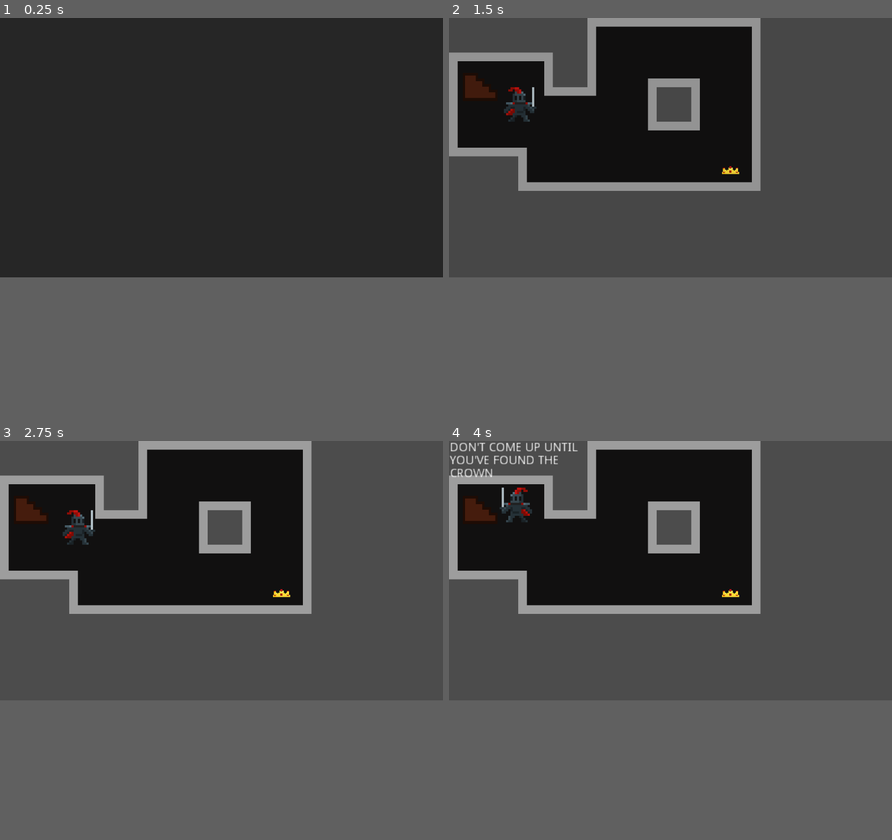
Above: before the commit, frames 1-4 (two rows, left to right).
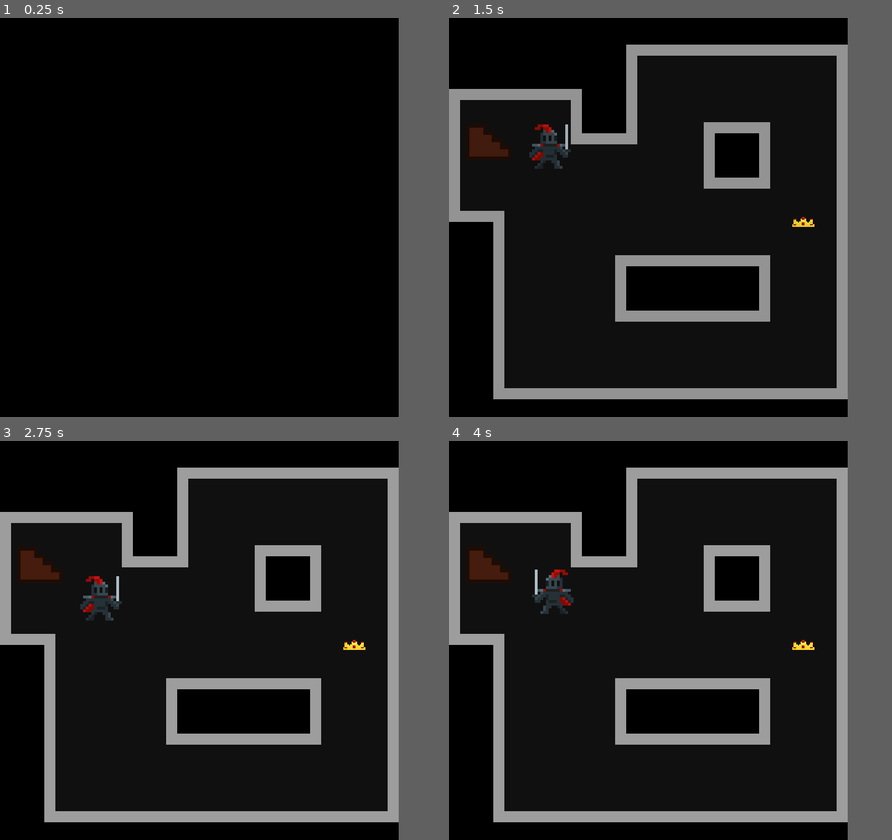
Above: after the commit, the same moments.

Repository: D-Mitt/knight-of-errands
Game: Godot game, scene res://Main.tscn
The game is run twice, just before and just after one commit, with the same random seed, the same clock (stepped at 60 frames per second) and the same inputs. Sound files missing from this copy of the repository are replaced by a short silence.
Inputs:
- Up to frame 1 (0.25 s): no input
- Up to frame 2 (1.5 s): tap Enter (ui_accept) at 0.5, 0.77 s; hold Right (ui_right) 0.53-1.28 s; hold Down (ui_down) from 1.28 s (still down)
- Up to frame 3 (2.75 s): tap Enter (ui_accept) at 1.52, 2 s; release Down (ui_down) at 2.03 s; hold Right (ui_right) from 2.03 s (still down)
- Up to frame 4 (4 s): tap Enter (ui_accept) at 2.75, 3.02, 3.5, 3.77 s; release Right (ui_right) at 2.78 s; hold Up (ui_up) 2.78-3.53 s; hold Left (ui_left) from 3.53 s (still down)
In our replay, the window is 800x468 before the commit and 720x720 after it. These sizes can differ from the game's own. Grey fills any space a smaller window leaves; there, only what the larger window draws over its background counts as a difference.

The runs differ from the first frame. In frame 1, 58% of the frame differs, in the area x 0-90%, y 0-65%; in frame 2, 48%; in frame 3, 48%; in frame 4, 48%.

Commit message:
adding sound effects; updated movemment; changed background color and display size

Diff:
--- a/Dungeon.gd
+++ b/Dungeon.gd
@@ -6,7 +6,7 @@
 	hide()
 	set_process(false)
 	get_node("Player").set_process(false)
-	get_node("Player").set_physics_process(false)
+	get_node("Player").set_process_input(false)
 
 
 # Called every frame. 'delta' is the elapsed time since the previous frame.
@@ -15,5 +15,4 @@
 
 
 func _on_Player_completed_level():
-	print("123354234873653487")
 	emit_signal("completed_level")
--- a/Dungeon.tscn
+++ b/Dungeon.tscn
@@ -551,26 +551,26 @@
 scale = Vector2( 5, 5 )
 
 [node name="DungeonFloorTileMap" type="TileMap" parent="."]
-position = Vector2( 0, 16 )
+position = Vector2( 0, 25.6 )
 tile_set = SubResource( 58 )
 cell_size = Vector2( 16, 16 )
 format = 1
-tile_data = PoolIntArray( -65532, 0, 3, -65531, 0, 131073, - …(260 unchanged characters)… 0, 65536, 131072, 0, 131075, 131073, 0, 131076, 131074, 0, 2, 131075, 0, 65537, 131076, 0, 65537, 131077, 0, 131072, 131078, 0, 131073, 131079, 0, 131074, 131080, 0, 65541, 196610, 0, 131075, 196611, 0, 131076, 196612, 0, 131076, 196613, 0, 131076, 196614, 0, 1, 196615, 0, 131076, 196616, 0, 131077 )
+tile_data = PoolIntArray( -65532, 0, 3, -65531, 0, 131073, - …(260 unchanged characters)… 0, 65536, 131072, 0, 131075, 131073, 0, 2, 131074, 0, 65540, 131075, 0, 65537, 131076, 0, 65537, 131077, 0, 131072, 131078, 0, 131073, 131079, 0, 131074, 131080, 0, 65541, 196609, 0, 65539, 196610, 0, 65540, 196611, 0, 0, 196612, 0, 1, 196613, 0, 131076, 196614, 0, 1, 196615, 0, 2, 196616, 0, 65536, 262145, 0, 65539, 262146, 0, 65537, 262147, 0, 65541, 262151, 0, 65538, 262152, 0, 65536, 327681, 0, 65538, 327682, 0, 65540, 327683, 0, 131072, 327684, 0, 131073, 327685, 0, 131073, 327686, 0, 4, 327687, 0, 131074, 327688, 0, 65536, 393217, 0, 131075, 393218, 0, 1, 393219, 0, 131076, 393220, 0, 131076, 393221, 0, 1, 393222, 0, 131076, 393223, 0, 1, 393224, 0, 131077 )
 
 [node name="Stairs" parent="." groups=[
 "Stairs",
 ] instance=ExtResource( 5 )]
-position = Vector2( 14.4, 30.4 )
+position = Vector2( 14.4, 43.2 )
 scale = Vector2( 1, 1 )
 script = ExtResource( 6 )
 
 [node name="RichTextLabel" type="RichTextLabel" parent="Stairs"]
-margin_left = -14.4
-margin_top = -30.4
-margin_right = 145.6
-margin_bottom = 14.6
+margin_left = -11.2
+margin_top = -38.0
+margin_right = 135.8
+margin_bottom = 7.0
 rect_scale = Vector2( 0.4, 0.4 )
-text = "DON'T COME UP UNTIL YOU'VE FOUND THE CROWN"
+text = "DON'T COME UP UNTIL YOU'VE FOUND THE CROWN!"
 script = ExtResource( 7 )
 __meta__ = {
 "_edit_use_anchors_": false
@@ -579,12 +579,12 @@
 [node name="Player" parent="." groups=[
 "Player",
 ] instance=ExtResource( 2 )]
-position = Vector2( 33.3307, 29.6833 )
+position = Vector2( 33.6, 46.4 )
 script = ExtResource( 3 )
 
 [node name="Crown" parent="." groups=[
 "Crown",
 ] instance=ExtResource( 4 )]
-position = Vector2( 130.2, 70.4 )
+position = Vector2( 128, 73.6 )
 
 [connection signal="completed_level" from="Player" to="." method="_on_Player_completed_level"]
--- a/Player.gd
+++ b/Player.gd
@@ -7,38 +7,59 @@
 # Called when the node enters the scene tree for the first time.
 func _ready():
 	set_process(true)
-	set_physics_process(true)
+	set_process_input(true)
 
-func _physics_process(_delta):
-	var collidedObject
-	if Input.is_action_just_pressed("ui_left"):
-		collidedObject = move_and_collide(Vector2(-52, 0))
-		if is_facing_right:
-			$Sprite.flip_h = true
-			is_facing_right = false
-	elif Input.is_action_just_pressed("ui_right"):
-		collidedObject = move_and_collide(Vector2(52, 0))
-		if !is_facing_right:
-			$Sprite.flip_h = false
-			is_facing_right = true
-	elif Input.is_action_just_pressed("ui_up"):
-		collidedObject = move_and_collide(Vector2(0, -52))
-	elif Input.is_action_just_pressed("ui_down"):
-		collidedObject = move_and_collide(Vector2(0, 52))
+func _input(event):
+	if event is InputEventKey:
+		var collidedObject
+		# an echo is when the event is fired while continuing to hold down the key
+		# Only handle collision if it is an actual movement (was getting triggered
+		# before moving into ifs
+		if event.is_action_pressed("ui_left") && !event.is_echo():
+			collidedObject = move_and_collide(Vector2(-52, 0))
+			if is_facing_right:
+				$Sprite.flip_h = true
+				is_facing_right = false
+			handle_collision(collidedObject)
+		elif event.is_action_released("ui_right") && !event.is_echo():
+			collidedObject = move_and_collide(Vector2(52, 0))
+			if !is_facing_right:
+				$Sprite.flip_h = false
+				is_facing_right = true
+			handle_collision(collidedObject)
+		elif event.is_action_released("ui_up") && !event.is_echo():
+			collidedObject = move_and_collide(Vector2(0, -52))
+			handle_collision(collidedObject)
+		elif event.is_action_released("ui_down") && !event.is_echo():
+			collidedObject = move_and_collide(Vector2(0, 52))
+			handle_collision(collidedObject)
 
+func handle_collision(collidedObject):
 	if collidedObject != null:
 		var collider = collidedObject.get_collider()
 
 		if collider != null && collider.is_in_group("Stairs"):
 			if get_has_crown():
-				$Sprite.visible = false
-				print("woohhoo")
+				#$Sprite.visible = false
+				set_process_input(false)
+				$VictorySound.play()
+				yield($VictorySound, "finished")
 				emit_signal("completed_level")
+
 			else:
 				collider.display_text()
+				$BlockedStairsSound.play()
+				yield($BlockedStairsSound, "finished")
+
+		else:
+			$WallBonk.play()
+	else:
+		$MovementSound.play()
 
 func set_has_crown(holding_crown):
 	$".".has_crown = holding_crown
+	if (holding_crown):
+		$CrownSound.play()
 
 func get_has_crown():
 	return has_crown
--- a/Player.tscn
+++ b/Player.tscn
@@ -1,6 +1,11 @@
-[gd_scene load_steps=3 format=2]
+[gd_scene load_steps=8 format=2]
 
 [ext_resource path="res://assets/knight_2.png" type="Texture" id=1]
+[ext_resource path="res://audio/move.wav" type="AudioStream" id=2]
+[ext_resource path="res://audio/victory.wav" type="AudioStream" id=3]
+[ext_resource path="res://audio/stairs_blocked_2.wav" type="AudioStream" id=4]
+[ext_resource path="res://audio/pickup_crown.wav" type="AudioStream" id=5]
+[ext_resource path="res://audio/wall_collide.wav" type="AudioStream" id=6]
 
 [sub_resource type="RectangleShape2D" id=1]
 extents = Vector2( 7.54708, 8.36757 )
@@ -14,3 +19,22 @@
 
 [node name="Sprite" type="Sprite" parent="."]
 texture = ExtResource( 1 )
+
+[node name="MovementSound" type="AudioStreamPlayer2D" parent="."]
+stream = ExtResource( 2 )
+volume_db = -6.0
+
+[node name="VictorySound" type="AudioStreamPlayer2D" parent="."]
+stream = ExtResource( 3 )
+volume_db = 6.0
+
+[node name="BlockedStairsSound" type="AudioStreamPlayer2D" parent="."]
+stream = ExtResource( 4 )
+volume_db = 12.0
+
+[node name="CrownSound" type="AudioStreamPlayer2D" parent="."]
+stream = ExtResource( 5 )
+volume_db = 6.0
+
+[node name="WallBonk" type="AudioStreamPlayer2D" parent="."]
+stream = ExtResource( 6 )
--- a/SceneTransitionRect.gd
+++ b/SceneTransitionRect.gd
@@ -25,19 +25,19 @@
 
 func hide_scene(to_hide):
 	to_hide.set_process(false)
-	to_hide.set_physics_process(false)
+	to_hide.set_process_input(false)
 	to_hide.hide()
 	#stop player movement and processing
 	if to_hide.is_in_group("dungeon"):
 		to_hide.get_node("Player").set_process(false)
-		to_hide.get_node("Player").set_physics_process(false)
+		to_hide.get_node("Player").set_process_input(false)
 
 func show_scene(to_show):
 	to_show.set_process(true)
-	to_show.set_physics_process(true)
+	to_show.set_process_input(true)
 	to_show.show()
 
 	#If showing dungeon, stop player movement while transitioning
 	if to_show.is_in_group("dungeon"):
 		to_show.get_node("Player").set_process(true)
-		to_show.get_node("Player").set_physics_process(true)
+		to_show.get_node("Player").set_process_input(true)
--- /dev/null
+++ b/default_bus_layout.tres
@@ -0,0 +1,4 @@
+[gd_resource type="AudioBusLayout" format=2]
+
+[resource]
+bus/0/volume_db = -0.317145
--- a/project.godot
+++ b/project.godot
@@ -13,6 +13,17 @@
 config/name="Knight of Errands"
 run/main_scene="res://Main.tscn"
 config/icon="res://icon.png"
+
+[display]
+
+window/size/width=720
+window/size/height=720
+window/stretch/mode="viewport"
+window/stretch/aspect="keep"
+
+[global]
+
+width=false
 
 [importer_defaults]
 
@@ -43,4 +54,5 @@
 
 [rendering]
 
+environment/default_clear_color=Color( 0, 0, 0, 1 )
 environment/default_environment="res://default_env.tres"
Not shown, added: audio/move.wav.import
Not shown, added: audio/pickup_crown.wav.import
Not shown, added: audio/pickup_crown_2.wav.import
Not shown, added: audio/stairs_blocked.wav.import
Not shown, added: audio/stairs_blocked_2.wav.import
Not shown, added: audio/victory.wav.import
Not shown, added: audio/wall_collide.wav.import
Not shown, added: audio/move.wav
Not shown, added: audio/pickup_crown.wav
Not shown, added: audio/pickup_crown_2.wav
Not shown, added: audio/stairs_blocked.wav
Not shown, added: audio/stairs_blocked_2.wav
(and 2 more such lines)
